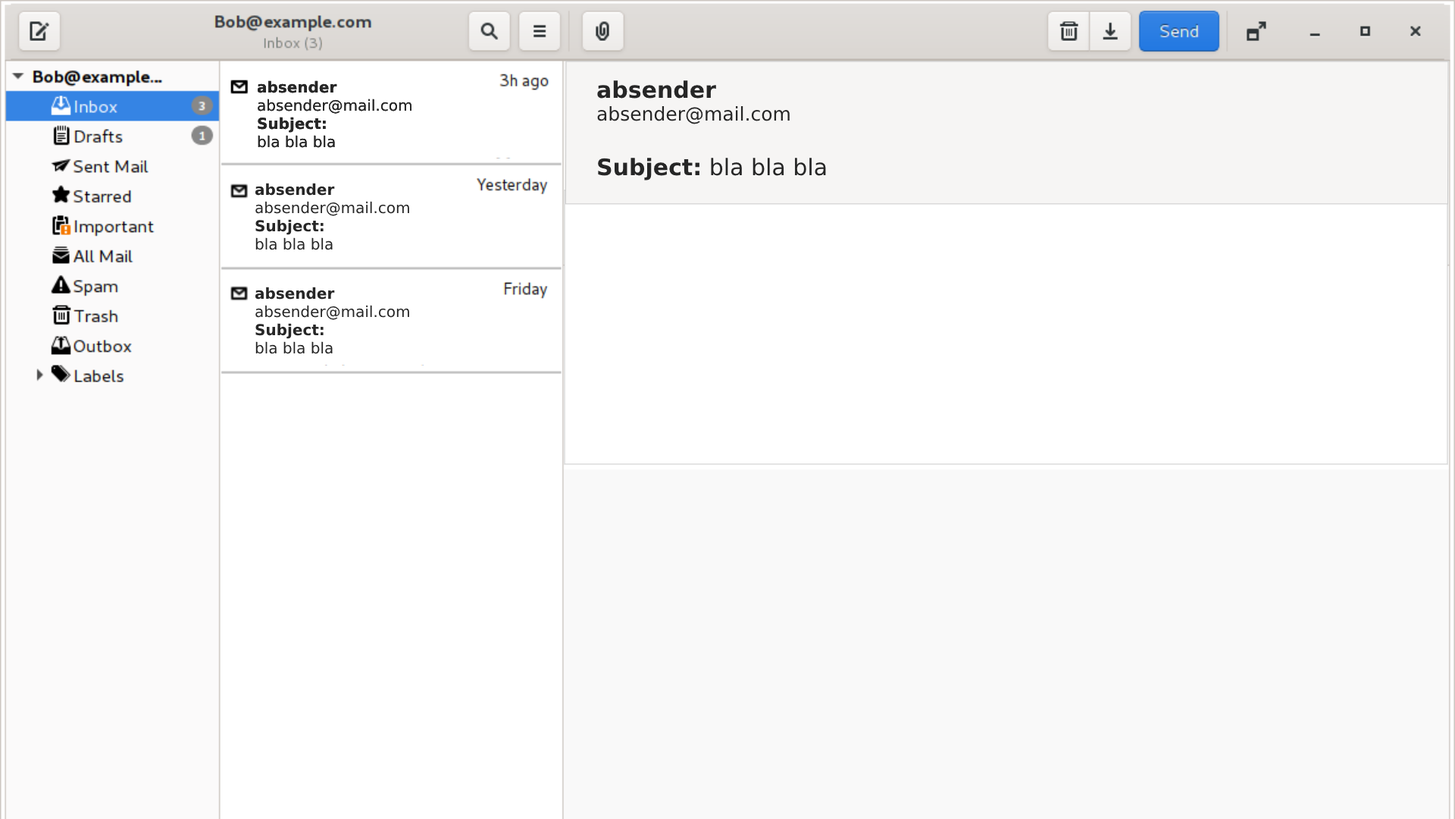
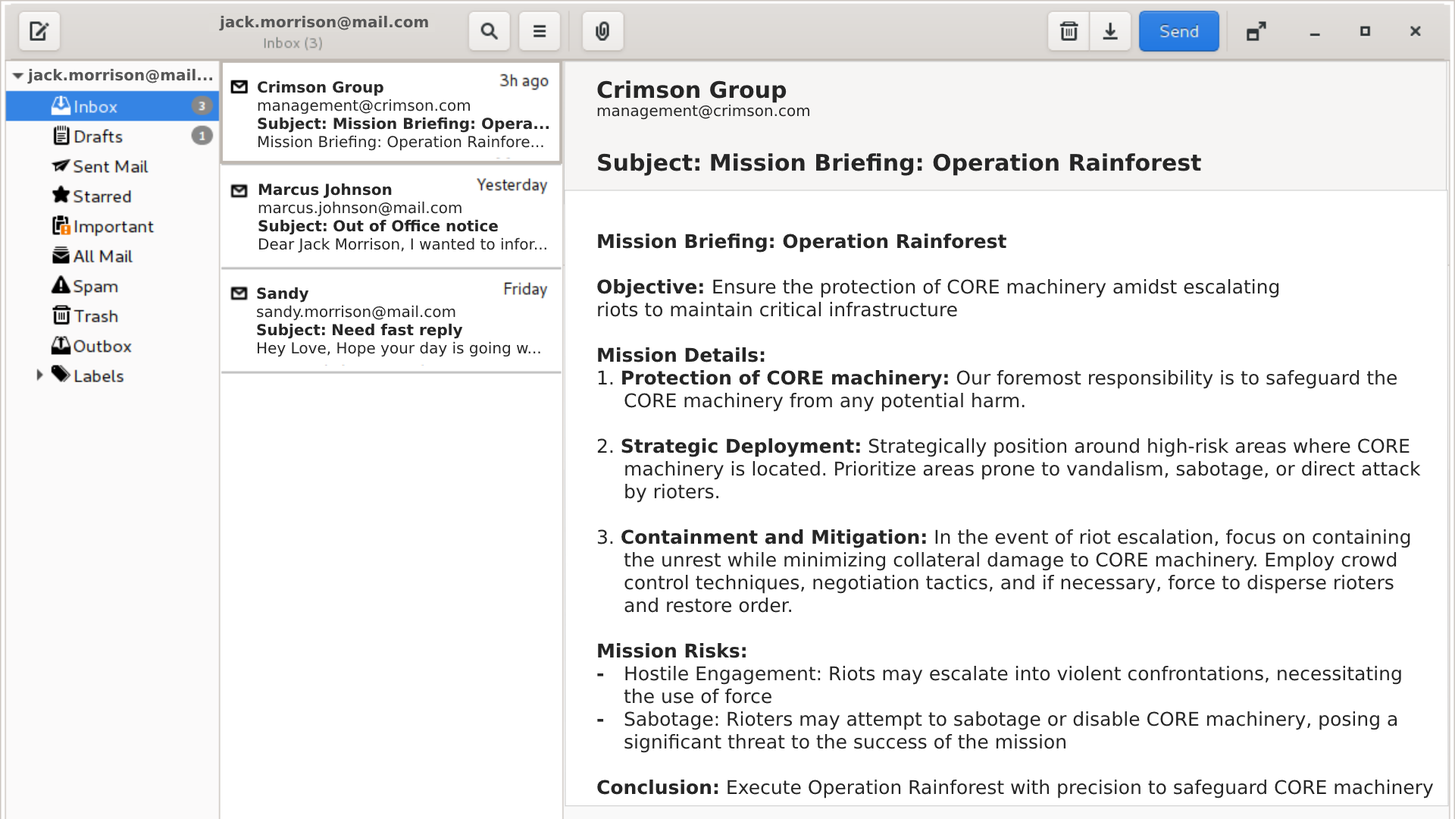
Layer changes from the first w=1455, h=819 image to the second:
renamed "absender absender@mail.com Subj" to "mail 1", moved it above "mail 1", painted on it over [597, 80, 1434, 799]
renamed "absender absender@mail.com Subje" to "Sandy sandy.morrison@mail.com Su", painted on it over [255, 286, 541, 358]
renamed "absender absender@mail.com Subje" to "Marcus Johnson marcus.johnson@ma", painted on it over [255, 182, 547, 253]
removed layer "absender absender@mail.com Subje copy" over [257, 80, 412, 148]
added layer "jack.morrison@mail..." above "jack.morrison@mail.com" over [27, 68, 213, 85]
added layer "jack.morrison@mail.com" above "Crimson Group management@crimson" over [219, 15, 429, 32]
renamed "absender absender@mail.com Subje" to "Crimson Group management@crimson", painted on it over [257, 80, 549, 151]
